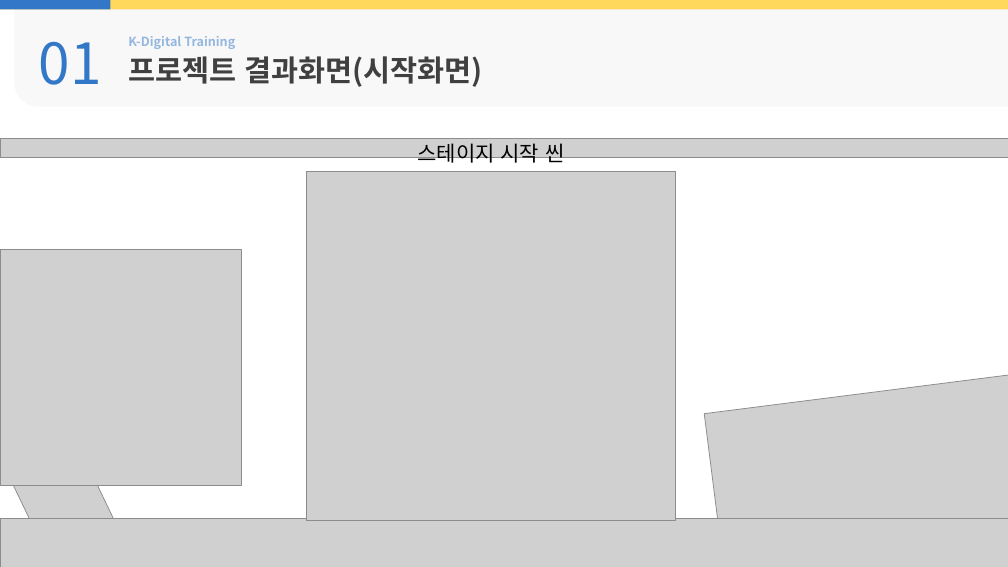
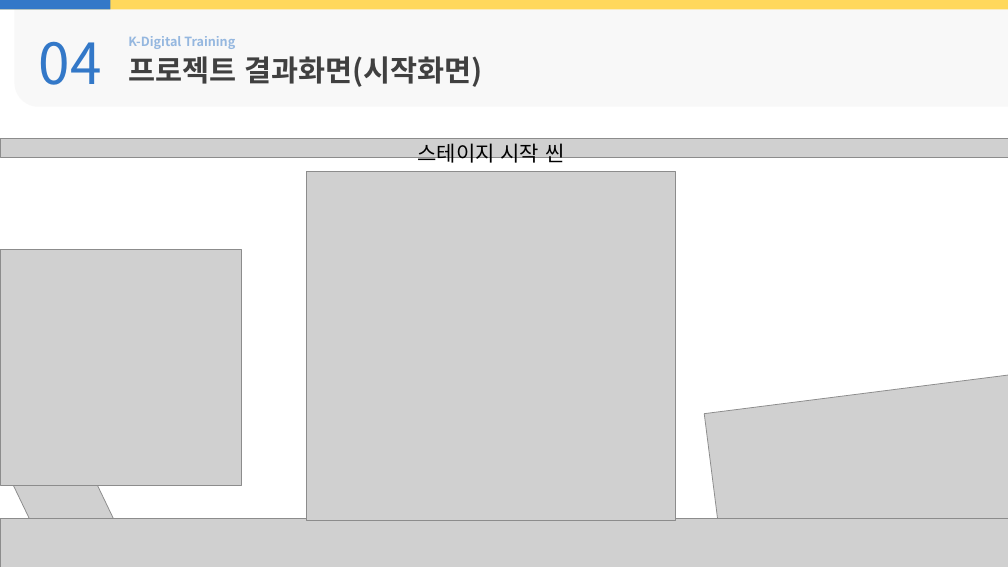
Before and after one commit to rudIsland/KDT_Project_1, a slide deck: slide 8 of 보고서/PPT/결과보고서_6조(벽돌깨기게임).pptx (slide 7 before the commit). Drawn at 1008x567 pixels with LibreOffice and Linux fonts; fonts in the diff are those of the drawing; grey boxes stand for pictures; background and template pictures are left out. Boxes give left, top, right and bottom in pixels: in the first picture for what was removed or moved away, otherwise in the second. Text is boxed around its words. In the diff, an @@ line names an element or a change of style, - is before the commit and + after.

```diff
--- a/보고서/PPT/결과보고서_6조(벽돌깨기게임).pptx
+++ b/보고서/PPT/결과보고서_6조(벽돌깨기게임).pptx
@@ text at (39, 41, 102, 85): text changed @@
-01
+04
```
Also in this commit, not shown: 8 other slides changed, 1 slide added, 1 slide removed.
